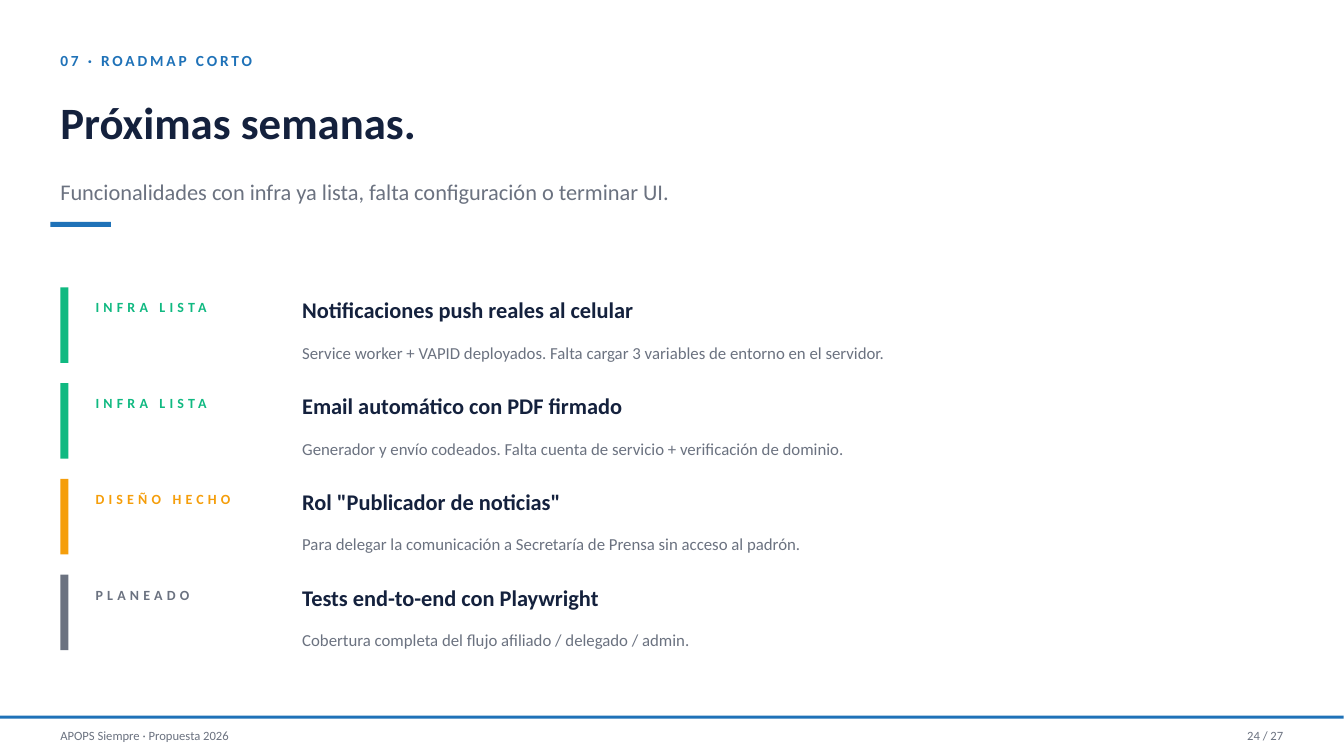
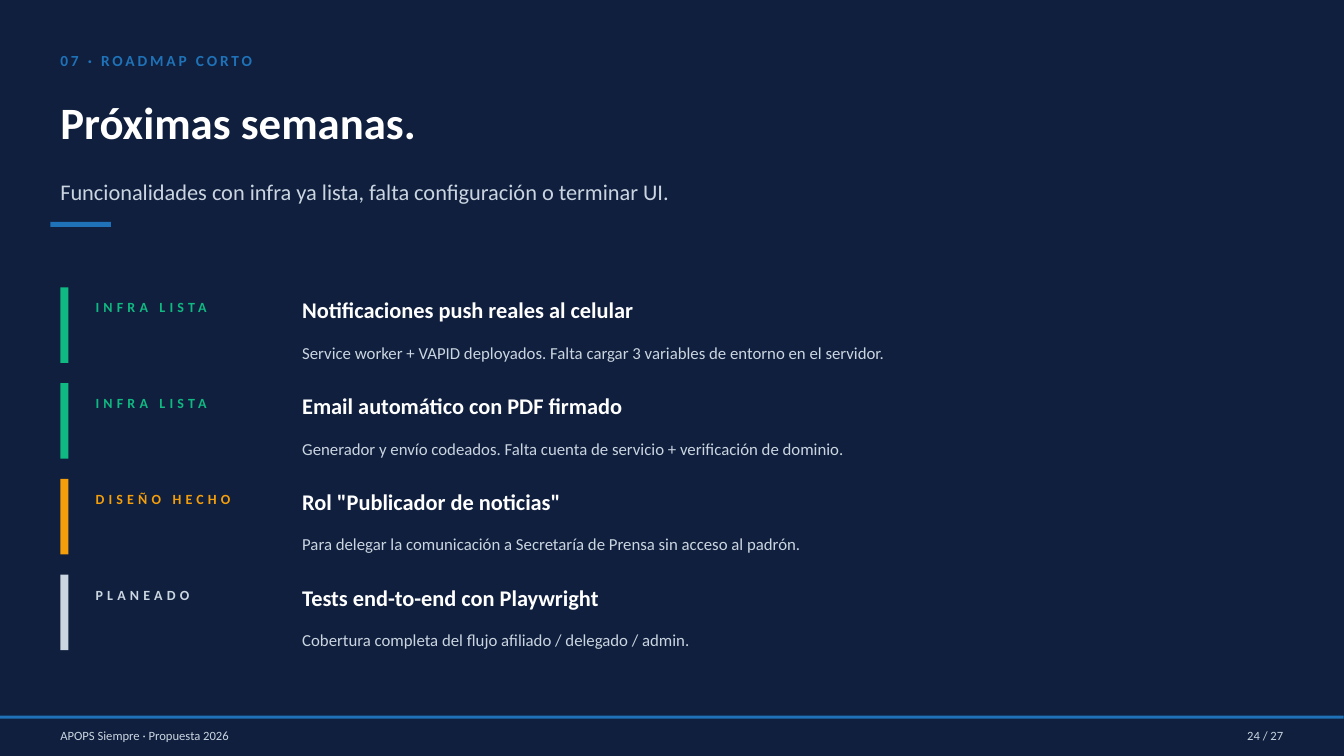
Before and after one commit to saadypacheco/apops, a slide deck: slide 24 of Presentacion-APOPS-Siempre.pptx. Drawn at 1344x756 pixels with LibreOffice and Linux fonts; fonts in the diff are those of the drawing. Boxes give left, top, right and bottom in pixels: in the first picture for what was removed or moved away, otherwise in the second. Text is boxed around its words. In the diff, an @@ line names an element or a change of style, - is before the commit and + after.

```diff
--- a/Presentacion-APOPS-Siempre.pptx
+++ b/Presentacion-APOPS-Siempre.pptx
@@ background #FFFFFF to #0F1F3D @@
@@ rectangle at [60,575,69,650]: fill #6B7280 to #CBD5E1 @@
@@ text colour #14213D to #FFFFFF in 5 elements at [60,107,416,140], [302,302,633,322], [302,398,622,414], [302,494,561,510], [302,590,599,610] @@
@@ text colour #6B7280 to #CBD5E1 in 8 elements at [60,184,669,204], [302,347,884,362], [302,443,844,458], [302,538,800,553], [96,591,190,600], [302,634,689,649], [60,731,229,742], [1247,732,1283,740] @@
```
Also in this commit, not shown: 25 other slides changed, 1 other file.
